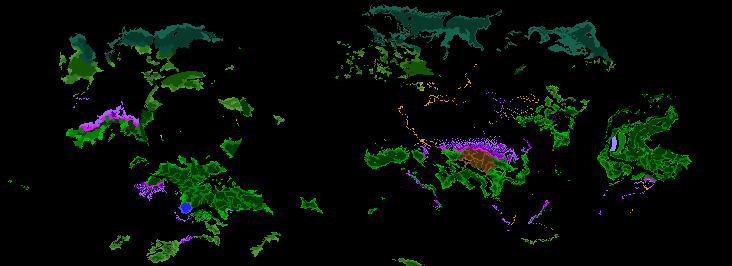
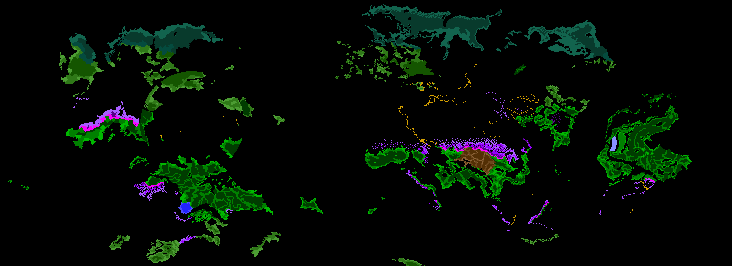
Layered file, before and after one edit (732 × 266). Changes by layer:
painted on "trees.bmp" over [364,140,428,165]
